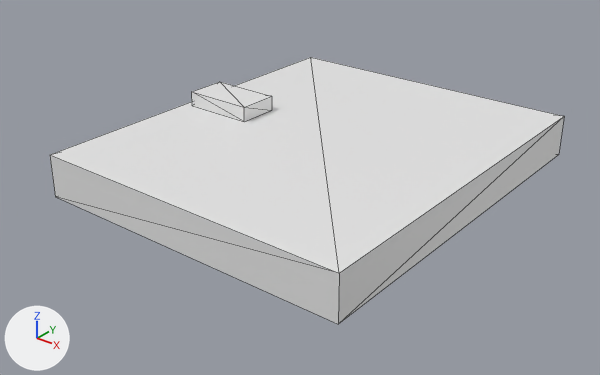
An edit to the FBX model Assets/Models/Door.fbx, drawn before and after from the same camera.
Camera for both pictures: a camera (50 mm lens) standing at (0.0193, -0.0337, 0.0274) and looking at (-0.02, 0.0154, -0.0031). The axes (+X, +Y, +Z) are drawn at lower left. The lights are the same throughout. Mesh edges are drawn as thin lines. Materials are left out; every surface is plain grey. Where no turn or scale is listed for an object, it has been applied to the vertices.

Names of what the first picture shows: 'Door1'.
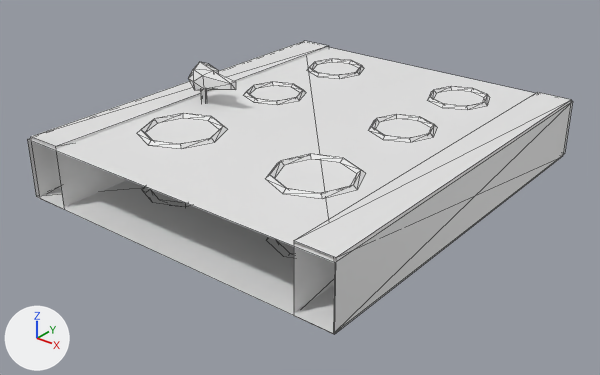
The edits, one by one:
me_mesh is used by ob_door1; location (0.0, 0.0, 0.0).
me_mesh had 16 vertices, 22 faces and spanned x -0.0322..-0.0047, y 0.0..0.0325, z -0.0017..0.0032.
me_mesh now has 362 vertices, 498 faces and spans x -0.035..-0.0051, y 0.0..0.035, z -0.0059..0.0059.
me_mesh part 1: the loose piece of 8 vertices spanning x -0.0322..-0.0047, y 0.0..0.0325, z -0.0017..0.0018 is rebuilt with 8 vertices and now spans x -0.035..-0.0051, y 0.0..0.035, z -0.0026..0.0024.
me_mesh part 2: 8 vertices removed from x -0.0314..-0.0252, y 0.0145..0.018, z 0.0018..0.0032; 354 vertices added at x -0.0348..-0.0052, y 0.0002..0.0348, z -0.0059..0.0059.

Boxes (x1, y1, x2, y2) around the edits, measured in the pictures (600 x 375 px):
'Door1', reshaped (6% wider, 10% taller)
    before: (50, 57, 564, 324)
    after: (27, 41, 573, 334)
part 1 of me_mesh, rebuilt (6% wider, 7% taller)
    before: (50, 57, 564, 324)
    after: (27, 47, 573, 334)
part 2 of me_mesh, built on
    before: (192, 82, 272, 122)
    after: (31, 41, 571, 334)
